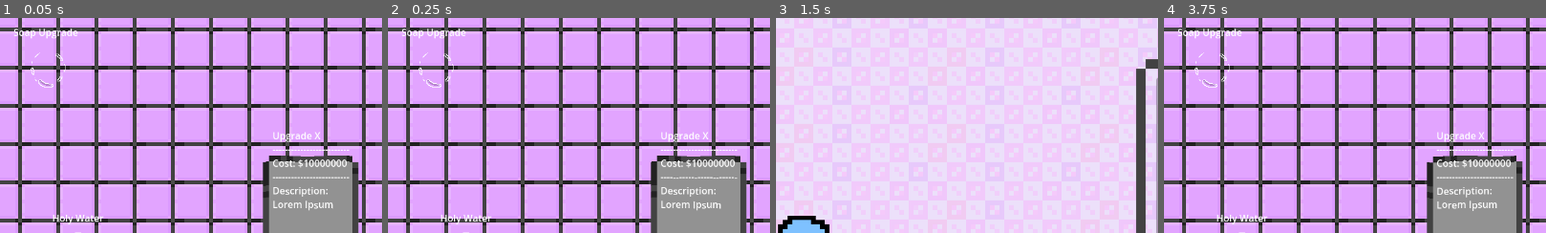
Above: before the commit, frames 1-4 (left to right).
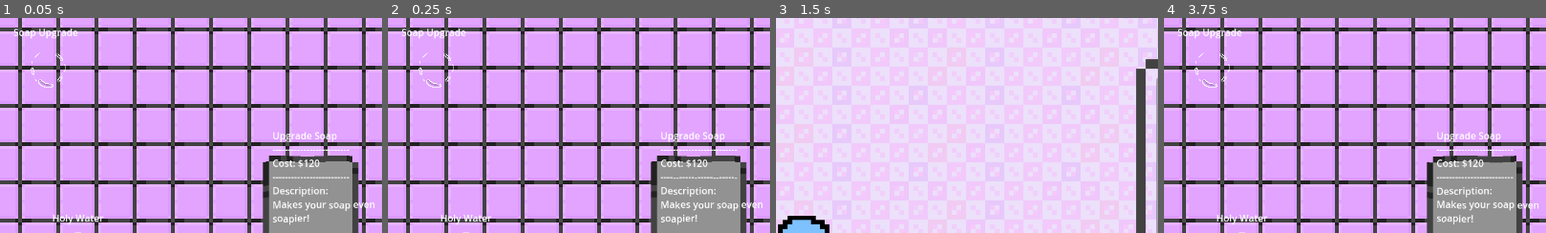
Above: after the commit, the same moments.

Repository: Topech/gamejam2025
Game: Godot game, scene res://upgrade_screen.tscn
The game is run twice, just before and just after one commit, with the same random seed, the same clock (stepped at 60 frames per second) and the same inputs. This scene is started directly instead of the project's main scene. The engine's default icon, where the game draws it, is replaced by a stand-in: a white triangle on a blue panel in a dark square. Sound files missing from this copy of the repository are replaced by a short silence.
Inputs (mouse positions are % of the whole screen's width and height, from its top left):
- Up to frame 1 (0.05 s): no input
- Up to frame 2 (0.25 s): no input
- Up to frame 3 (1.5 s): click (13, 82) at 0.5 s; click (47, 91) at 1.25 s
- Up to frame 4 (3.75 s): click (47, 91) at 2 s; tap Enter at 2.75 s; move the mouse to (72, 45) at 2.77 s; click "To Upgrades" at 3.5 s
The pictures show only the part of the screen within x 42-92%, y 6-56%; the shares and areas given below are measured in that part.

The runs differ from the first frame. In frame 1, 0.9% of the frame differs, in the area x 71-98%, y 52-97%; in frame 2, 0.9%; in frame 3, nothing differs; in frame 4, 0.9%, in the area x 71-98%, y 52-96%.
Error before the commit: Invalid assignment of property or key 'text' with value of type 'String' on a base object of type 'null instance'. (res://upgrade_screen.gd:37)

Commit message:
I am in pain

Diff:
--- a/upgrade_screen.gd
+++ b/upgrade_screen.gd
@@ -34,7 +34,7 @@
 			description_text = "Warning: creates highly unstable, but exquisitely profitable bubbles."
 			upgrade_cost = 10000
 
-	$Description.text = "Upgrade " + description_title + "
+	$RichTextLabel.text = "Upgrade " + description_title + "
 -------------------------
 Cost: $" + str(upgrade_cost) + "
 -------------------------
--- a/upgrade_screen.tscn
+++ b/upgrade_screen.tscn
@@ -1,8 +1,7 @@
-[gd_scene load_steps=21 format=3 uid="uid://c4c5o5aqtvimi"]
-
-[ext_resource type="Texture2D" uid="uid://uu116ta75q4" path="res://icon.svg" id="1_08ja4"]
+[gd_scene load_steps=23 format=3 uid="uid://c4c5o5aqtvimi"]
+
+[ext_resource type="Shader" path="res://BalloonPixelater.gdshader" id="1_i3fsf"]
 [ext_resource type="Script" path="res://upgrade_screen.gd" id="1_ypabj"]
-[ext_resource type="Shader" path="res://BalloonPixelater.gdshader" id="1_i3fsf"]
 [ext_resource type="Script" path="res://next_day_button.gd" id="2_8j4kv"]
 [ext_resource type="Texture2D" uid="uid://daw335udelwhh" path="res://Assets/Backgrounds/Upgrades_Screen/UpgradesShopTexture_S.png" id="2_edweg"]
 [ext_resource type="Texture2D" uid="uid://cmewhholwviym" path="res://Assets/Panels/Upgrades_Screen_Panel.png" id="3_r2jn1"]
@@ -115,6 +114,7 @@
 
 [node name="Large Shelf" type="TextureRect" parent="."]
 material = SubResource("ShaderMaterial_rwsbm")
+layout_mode = 0
 offset_left = 277.0
 offset_top = 396.0
 offset_right = 467.0
Not shown: 1 places in upgrade_screen.tscn that only renumber resources
